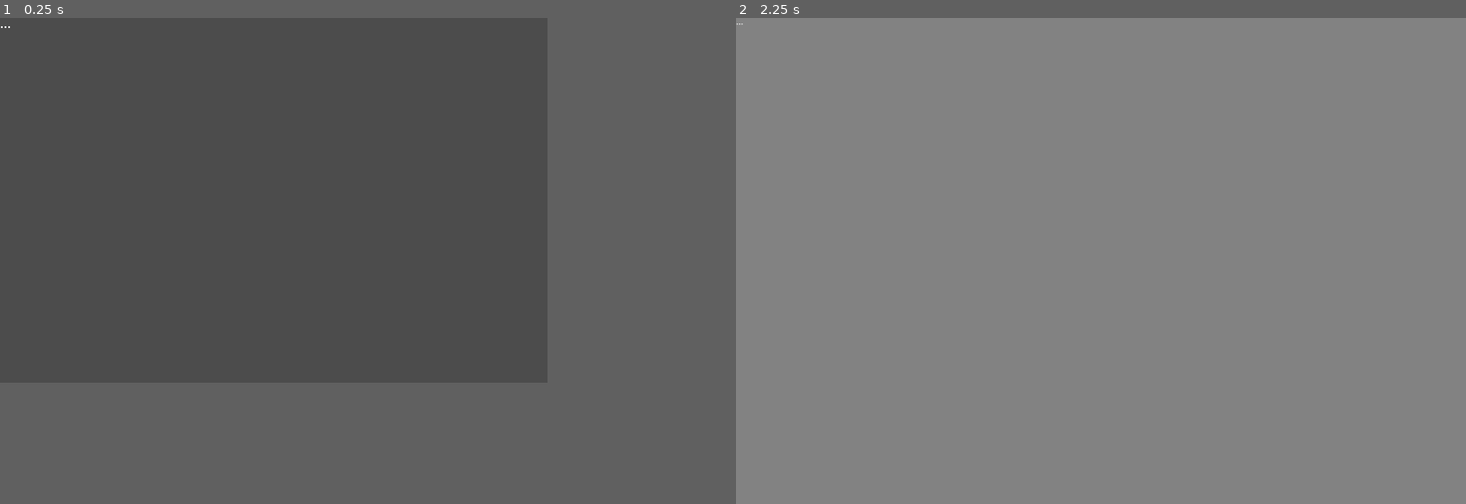
Above: before the commit, frames 1-2 (left to right).
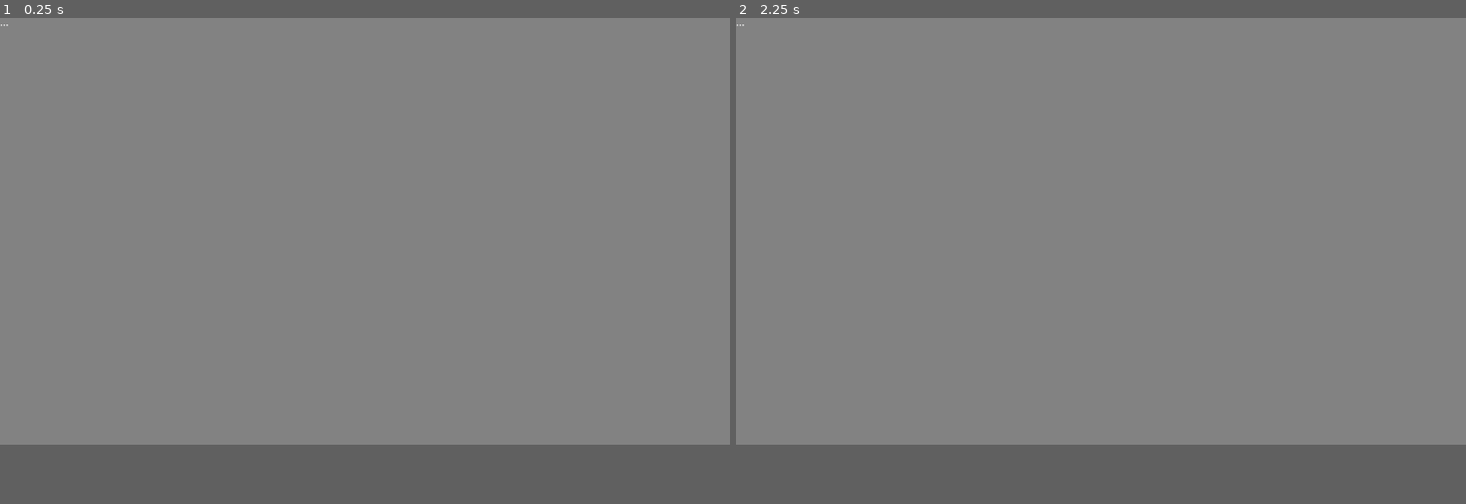
Above: after the commit, the same moments.

Repository: AEMarchitecte/SimpleCAD
Game: Godot game, scene res://scenes/ouverture.tscn
Two runs of this game, one before a commit and one after it. Both use one fixed random seed, a clock stepped at 60 frames per second and the inputs below.
Inputs:
- Up to frame 1 (0.25 s): no input
- Up to frame 2 (2.25 s): tap Enter at 0.5, 2 s; tap Space at 1.25 s
In our replay, in frame 1 the window is 600x400 before the commit and 800x468 after it. These sizes can differ from the game's own. Grey fills any space a smaller window leaves; there, only what the larger window draws over its background counts as a difference.

The runs differ from the first frame. In frame 1, 56% of the frame differs, in the area x 0-75%, y 0-76%; in frame 2, less than 0.1%.

Commit message:
ajout des loader de config
(licence.cfg et env.cfg

Diff:
--- a/autoload/global_fonction.gd
+++ b/autoload/global_fonction.gd
@@ -19,3 +19,47 @@
 	OS.center_window()
 	OS.set_window_title(str(Global_Variable.name_version+" - "+Global_Variable.current_space))
 	pass
+
+
+
+
+
+
+
+
+
+
+
+
+
+
+
+
+
+func load_encrypt_file():
+	var path = Global_Variable.simpleCAD_data_dir+"/licence.cfg"
+	var array = OS.get_unique_id().sha256_buffer()
+	var config = ConfigFile.new()
+	var err = config.load_encrypted(path, PoolByteArray(array))
+	if err != OK :
+		print("licence.cfg -> pas trouver -> création")
+		config.set_value("data", "UID", OS.get_unique_id())
+		config.set_value("data", "nombre_ouverture", 500)
+		config.save_encrypted(path, PoolByteArray(array))
+	else :
+		print("licence.cfg -> trouver")
+		for data in config.get_sections():
+			var UID = config.get_value(data, "UID")
+			var nombre_ouverture = config.get_value(data, "nombre_ouverture")
+			#print("UID = ", UID)
+			#print("nombre_ouverture = ", nombre_ouverture)
+			if nombre_ouverture <= 0:
+				OS.alert(
+					Global_Variable.message["more_opening_message"],
+					Global_Variable.message["more_opening_titre"]
+				)
+				get_tree().quit()
+			nombre_ouverture = nombre_ouverture-1
+			#print("nombre_ouverture-1 = ", nombre_ouverture)
+			config.set_value("data", "nombre_ouverture", nombre_ouverture)
+			config.save_encrypted(path, PoolByteArray(array))
--- /dev/null
+++ b/autoload/global_signal.gd
@@ -0,0 +1,16 @@
+extends Node
+
+
+# Declare member variables here. Examples:
+# var a = 2
+# var b = "text"
+
+
+# Called when the node enters the scene tree for the first time.
+func _ready():
+	pass # Replace with function body.
+
+
+# Called every frame. 'delta' is the elapsed time since the previous frame.
+#func _process(delta):
+#	pass
--- a/autoload/global_variable.gd
+++ b/autoload/global_variable.gd
@@ -1,10 +1,48 @@
 extends Node
 
+# variable d'application
 const app_name = "SimpleCAD"
 const app_version = "0.0.1"
 const name_version = app_name+" "+app_version
+onready var user_data_dir = OS.get_user_data_dir()
+onready var simpleCAD_data_dir = user_data_dir+"/"+name_version
+onready var nombre_ouverture = 0
+
+
+# variable de la machine
+var machine_id = OS.get_unique_id()
+var locale = OS.get_locale()
+var model_name = OS.get_name()
+
+
+
+# variable d'espaces
+onready var current_space = "lanceur"
+
+
+var message = {
+	first_opening_titre = app_name + " vas créer un dossier sur votre ordinateur histoire de ne pas se perdre. Ne vous inquiété pas nous mettrons tout dedans et n'en créerons pas d'autre ",
+	first_opening_message = "Vous ouvrez " + name_version + " pour la premier",
+	more_opening_titre = "Attention",
+	more_opening_message = "Vous avez ouvert SimpleCAD plus de 5 fois. Si cette application vous plaît merci d'acheter une licence",
+	Alert_XX = 42,
+	}
 
 
 
 
-onready var current_space = "lanceur"
+
+
+
+
+
+func _ready():
+	#global_variable_printing()
+	pass
+
+func global_variable_printing():
+	print("--- global variable printing ---")
+	print("Localisation : ", locale)
+	print("Plateforme : ", model_name)
+	print("UID de la machine : ", machine_id)
+	print("--- --- ---")
--- a/autoload/initialisation.gd
+++ b/autoload/initialisation.gd
@@ -1,67 +1,77 @@
 extends Node
 
 onready var user_data_dir = OS.get_user_data_dir()
+onready var simpleCAD_data_dir = user_data_dir+"/"+name_version
 
 const app_name = Global_Variable.app_name
 const app_version = Global_Variable.app_version
 const name_version = Global_Variable.name_version
 
 func _ready():
-	Global_Fonction.set_win_load()
+	#Global_Fonction.set_win_load()
 	testpersistantfolder()
+	Global_Fonction.load_encrypt_file()
 
-
-
-	yield(get_tree().create_timer(2), "timeout")
-
-	Global_Fonction.set_win_normale()
+	#yield(get_tree().create_timer(2), "timeout")
+	#Global_Fonction.set_win_normale()
 	pass
-
-func testdeMethod():
-
-	var data_dir = OS.get_data_dir()
-	print(data_dir)
-
-	var user_data_dir = OS.get_user_data_dir() + OS.get_config_dir()
-	print(user_data_dir)
-
-	var unique_id= OS.get_unique_id()
-	print(unique_id)
-
-	var system_dir = OS.get_system_dir(2, true)
-	print(system_dir)
-
-	var executable_path = OS.get_executable_path()
-	print(executable_path)
-
-	var locale = OS.get_locale() + OS.get_locale_language()
-	print(locale)
-
-	var model_name = OS.get_model_name() + OS.get_name()
-	print(model_name)
-
-	#OS.alert("mesage de l'alert", "titre")
-
-	var time = OS.get_time()
-	print(time)
-	pass
-
-
-func testpersistantfolder():
-	var dir = Directory.new()
-	if dir.dir_exists(user_data_dir+"/"+name_version) == false:
-		makepersistantfolder()
-	else:
-		print("Dossier ", name_version, " trouvé !")
-		#OK super mais il faut vérifier ça structure du dossier
 
 
 
 
 
+
+
+func testpersistantfolder():
+	var dir = Directory.new()
+	if dir.dir_exists(simpleCAD_data_dir) == false:
+		makepersistantfolder()
+		load_environement_config()
+	else:
+		print("Dossier ", name_version, " trouvé !")
+		load_environement_config()
+
 func makepersistantfolder():
-	OS.alert(Global_Variable.app_name + " vas créer un dossier sur votre ordinateur !", "Vous ouvrez pour la premier")
+	OS.alert(
+		Global_Variable.message["first_opening_titre"],
+		Global_Variable.message["first_opening_message"]
+		)
 	var dir = Directory.new()
 	dir.open(user_data_dir)
 	dir.make_dir(name_version)
 	print("Dossier "+ name_version +" créer avec succés")
+
+
+
+
+
+
+
+
+
+func load_environement_config():
+	var path = simpleCAD_data_dir+"/environement.cfg"
+	var config = ConfigFile.new()
+	var err = config.load(path)
+	if err != OK:
+		print("environement.cfg -> non trouvé -> création")
+		build_environement_config()
+	else:
+		print("environement.cfg -> trouver -> attribution")
+		attribut_environement_config()
+
+func build_environement_config():
+	var path = simpleCAD_data_dir+"/environement.cfg"
+	var config = ConfigFile.new()
+	config.set_value("data", "last_user", "Baptiste")
+	config.set_value("data", "WWW", 111)
+	config.save(path)
+
+func attribut_environement_config():
+	var path = simpleCAD_data_dir+"/environement.cfg"
+	var config = ConfigFile.new()
+	config.load(path)
+	for data in config.get_sections():
+			var last_user = config.get_value(data, "last_user")
+			print(last_user)
+			#score_data[player_name] = player_score
--- /dev/null
+++ b/autoload/scene_manager.gd
@@ -0,0 +1,16 @@
+extends Node
+
+
+# Declare member variables here. Examples:
+# var a = 2
+# var b = "text"
+
+
+# Called when the node enters the scene tree for the first time.
+func _ready():
+	pass # Replace with function body.
+
+
+# Called every frame. 'delta' is the elapsed time since the previous frame.
+#func _process(delta):
+#	pass
--- /dev/null
+++ b/teste.gd
@@ -0,0 +1,36 @@
+extends Node
+
+
+func _ready():
+	testdeMethod()
+	pass
+
+
+func testdeMethod():
+
+	var data_dir = OS.get_data_dir()
+	print(data_dir)
+
+	var user_data_dir = OS.get_user_data_dir() + OS.get_config_dir()
+	print(user_data_dir)
+
+	var unique_id= OS.get_unique_id()
+	print(unique_id)
+
+	var system_dir = OS.get_system_dir(2, true)
+	print(system_dir)
+
+	var executable_path = OS.get_executable_path()
+	print(executable_path)
+
+	var locale = OS.get_locale() + OS.get_locale_language()
+	print(locale)
+
+	var model_name = OS.get_model_name() + OS.get_name()
+	print(model_name)
+
+	#OS.alert("mesage de l'alert", "titre")
+
+	var time = OS.get_time()
+	print(time)
+	pass
